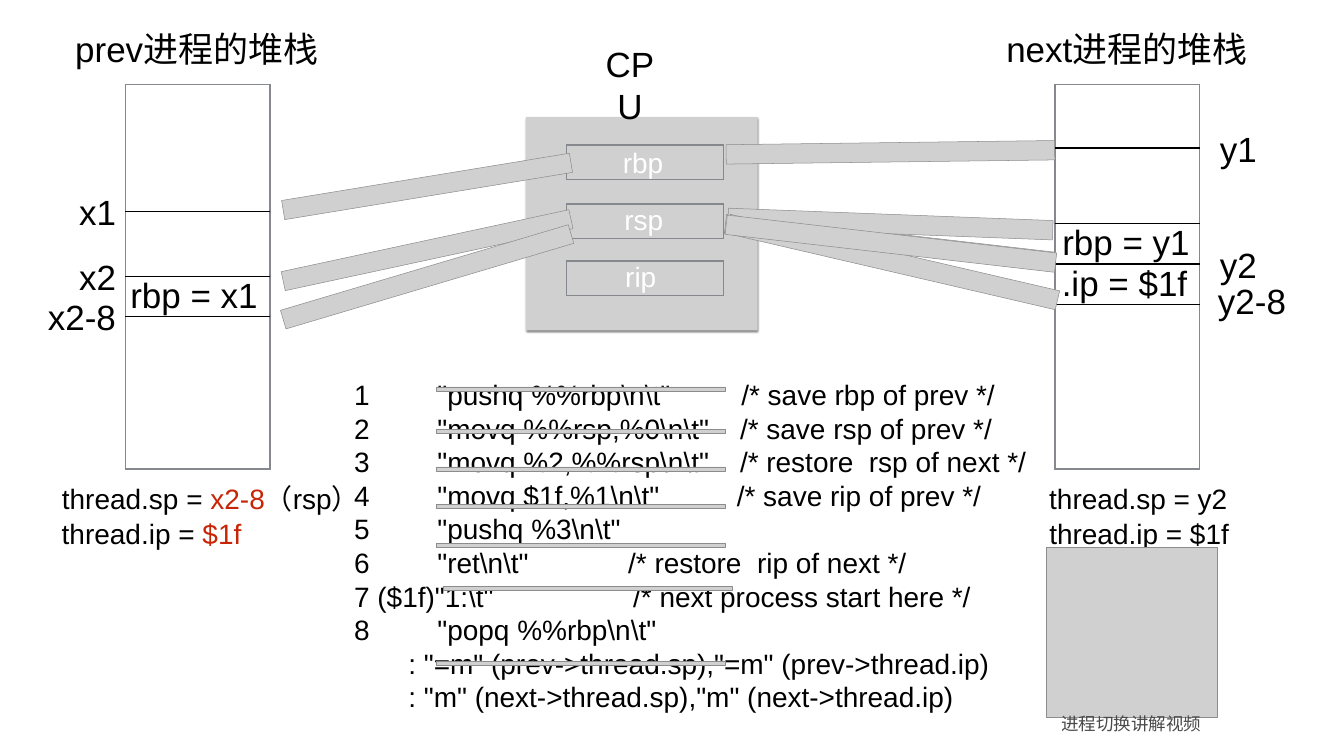
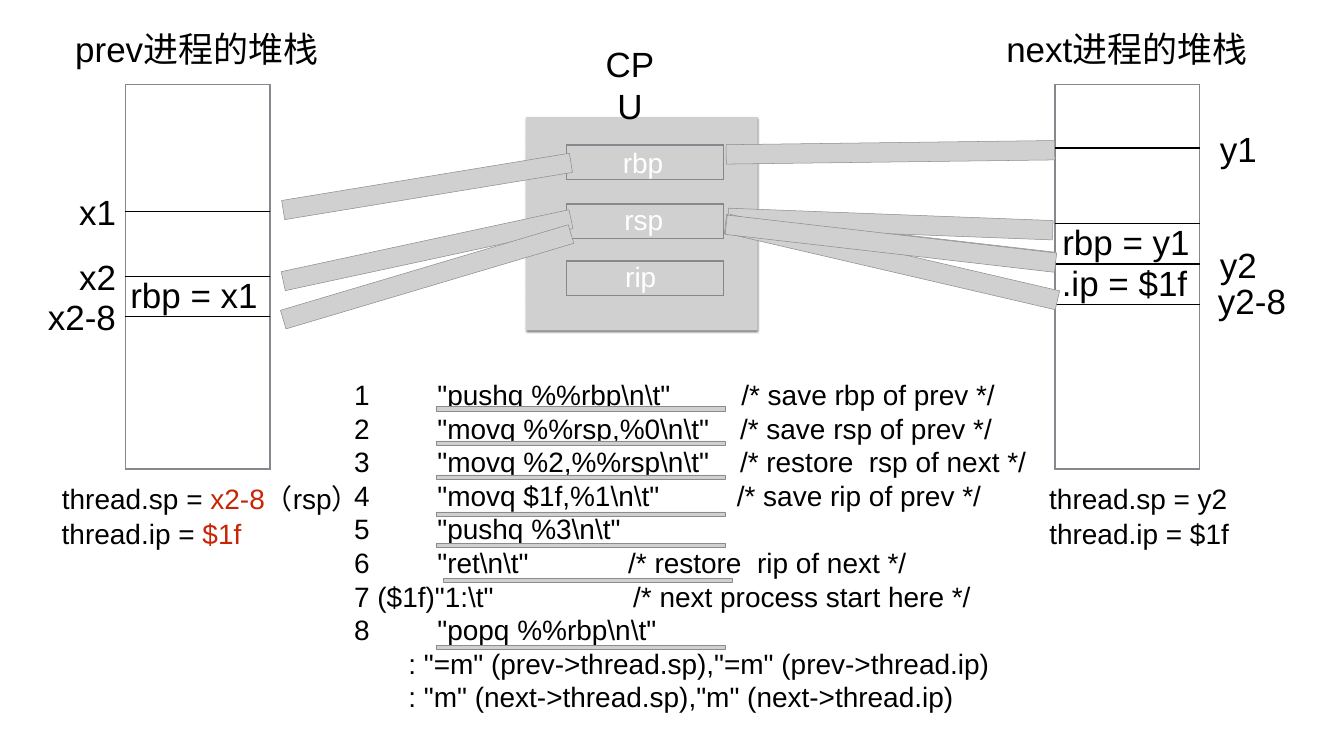
Before and after one commit to mengning/linuxkernel, a slide deck: slide 116 of ppt/2-计算机系统的基本工作原理.pptx (slide 117 before the commit). Drawn at 1344x756 pixels with LibreOffice and Linux fonts; fonts in the diff are those of the drawing; grey boxes stand for pictures. Boxes give left, top, right and bottom in pixels: in the first picture for what was removed or moved away, otherwise in the second. Text is boxed around its words. In the diff, an @@ line names an element or a change of style, - is before the commit and + after.

Commit message:
update 2 ppt

```diff
--- a/ppt/2-计算机系统的基本工作原理.pptx
+++ b/ppt/2-计算机系统的基本工作原理.pptx
@@ picture: place and size @@
-picture at box(436, 387, 725, 391)
+picture at box(436, 407, 725, 411)
@@ 3 pictures: place and size @@
-3 pictures at box(436, 429, 725, 508)
+3 pictures at box(436, 441, 725, 516)
@@ picture removed at box(1046, 547, 1217, 718) @@
@@ picture: place and size @@
-picture at box(443, 586, 732, 590)
+picture at box(443, 578, 732, 582)
@@ picture: place and size @@
-picture at box(436, 661, 725, 665)
+picture at box(436, 645, 725, 649)
@@ text removed at box(1061, 715, 1201, 735) @@
-进程切换讲解视频
```
Also in this commit, not shown: 9 other slides changed, 1 slide added, 2 slides removed.
